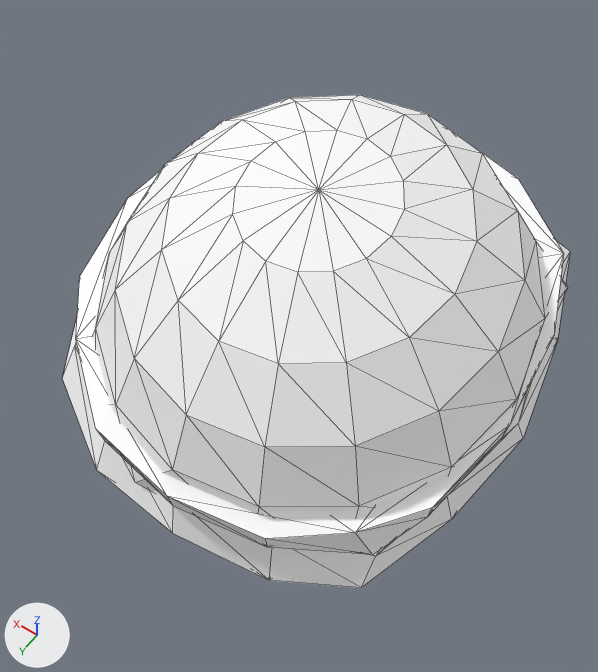
A saved change to the glTF model assets/us/props/helmets/m1_born_to_kill.glb.
Both versions are drawn from a 50 mm camera at (-0.146, 0.218, 0.28) aimed at (-0.009, 0.027, -0.021). Every picture has the same lights, and +X, +Y and +Z are marked at lower left. The first picture is the older version. Mesh edges are drawn as thin lines. Vertices at exactly the same position are counted once.

The first picture shows 'helmet_born_to_kill_band', 'helmet_born_to_kill_cover'.
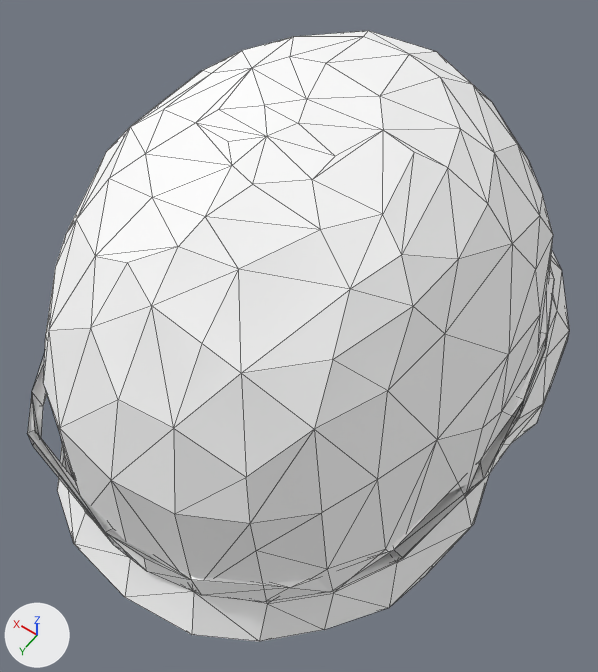
Pixel boxes [x1, y1, x2, y2] of what changed, in the pictures (598 x 672 px):
'helmet_born_to_kill_cover', reshaped, moved (24% taller)
    before: [63, 95, 570, 588]
    after: [43, 31, 569, 641]
'helmet_born_to_kill_band', reshaped, moved
    before: [76, 128, 563, 554]
    after: [27, 264, 554, 602]
part 2 of me_helmet_born_to_kill_cover, rebuilt
    before: [92, 95, 568, 518]
    after: [43, 31, 569, 641]
part 3 of me_helmet_born_to_kill_cover, deleted
    before: [63, 241, 570, 588]

The change in detail:
me_helmet_born_to_kill_band is used by ob_helmet_born_to_kill_band; location (0.0, 0.0, 0.0).
me_helmet_born_to_kill_band had 32 vertices, 60 faces and spanned x -0.111..0.105, y -0.108..0.121, z -0.045..0.013.
me_helmet_born_to_kill_band now has 70 vertices, 140 faces and spans x -0.111..0.111, y -0.13..0.143, z -0.041..0.009.
me_helmet_born_to_kill_band part 1: the whole mesh is rebuilt.
me_helmet_born_to_kill_cover is used by ob_helmet_born_to_kill_cover; location (0.0, 0.0, 0.0).
me_helmet_born_to_kill_cover had 113 vertices, 204 faces and spanned x -0.115..0.115, y -0.121..0.121, z -0.07..0.07.
me_helmet_born_to_kill_cover now has 277 vertices, 520 faces and spans x -0.117..0.112, y -0.151..0.153, z -0.071..0.121.
me_helmet_born_to_kill_cover part 2: the loose piece of 81 vertices spanning x -0.108..0.11, y -0.105..0.116, z -0.067..0.07 is rebuilt with 277 vertices and now spans x -0.117..0.112, y -0.151..0.153, z -0.071..0.121.
me_helmet_born_to_kill_cover part 3: the loose piece of 32 vertices spanning x -0.115..0.115, y -0.121..0.121, z -0.07..-0.005 is deleted.
Object 'helmet_born_to_kill_band' (ob_helmet_born_to_kill_band) moves from (0.0, 0.0, 0.0) to (0.0028, -0.001, -0.0253).
Object 'helmet_born_to_kill_cover' (ob_helmet_born_to_kill_cover) moves from (0.0, 0.0, 0.0) to (0.0028, -0.001, -0.0253).
